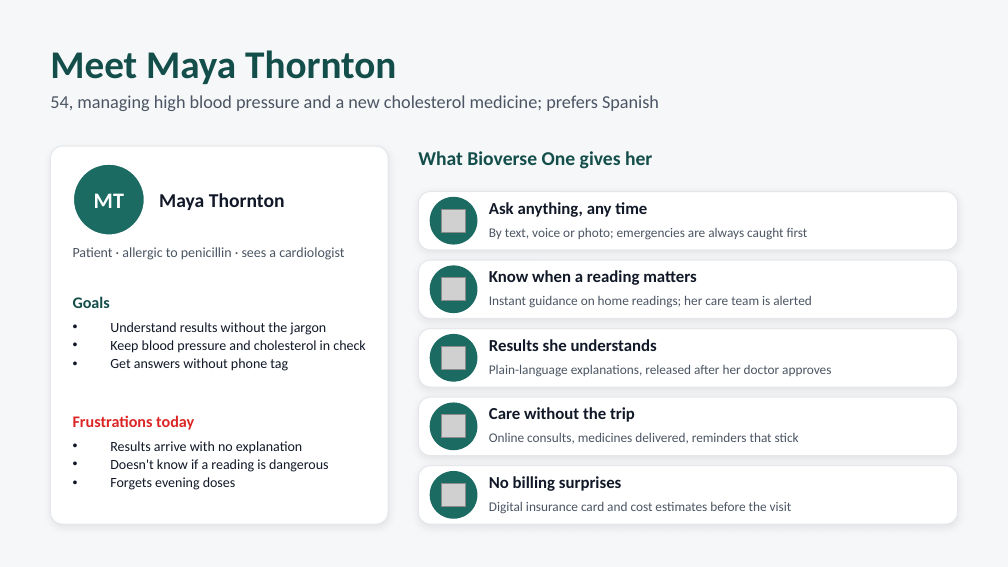
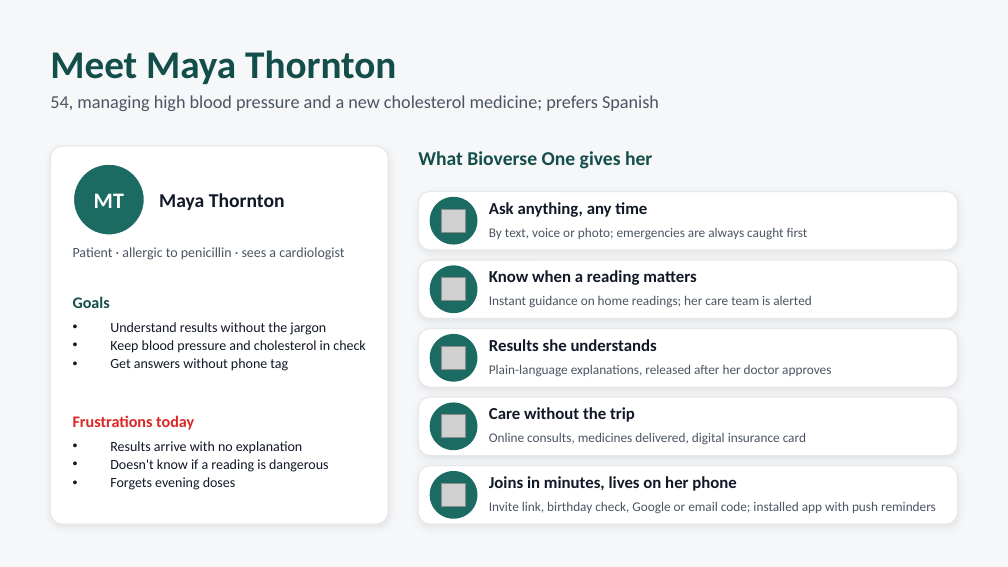
Before and after one commit to dilleeps/BioverseMyCare, a slide deck: slide 5 of docs/presentations/Bioverse-One-Personas.pptx (slide 3 before the commit). Drawn at 1008x567 pixels with LibreOffice and Linux fonts; fonts in the diff are those of the drawing; grey boxes stand for pictures. Boxes give left, top, right and bottom in pixels: in the first picture for what was removed or moved away, otherwise in the second. Text is boxed around its words. In the diff, an @@ line names an element or a change of style, - is before the commit and + after.

```diff
--- a/docs/presentations/Bioverse-One-Personas.pptx
+++ b/docs/presentations/Bioverse-One-Personas.pptx
@@ text at [489,432,806,445]: text changed @@
-Online consults, medicines delivered, reminders that stick
+Online consults, medicines delivered, digital insurance card
@@ text at [489,476,736,491]: text changed @@
-No billing surprises
+Joins in minutes, lives on her phone
@@ text at [489,501,936,514]: text changed @@
-Digital insurance card and cost estimates before the visit
+Invite link, birthday check, Google or email code; installed app with push reminders
```
Also in this commit, not shown: 13 other slides changed, 2 slides added.
